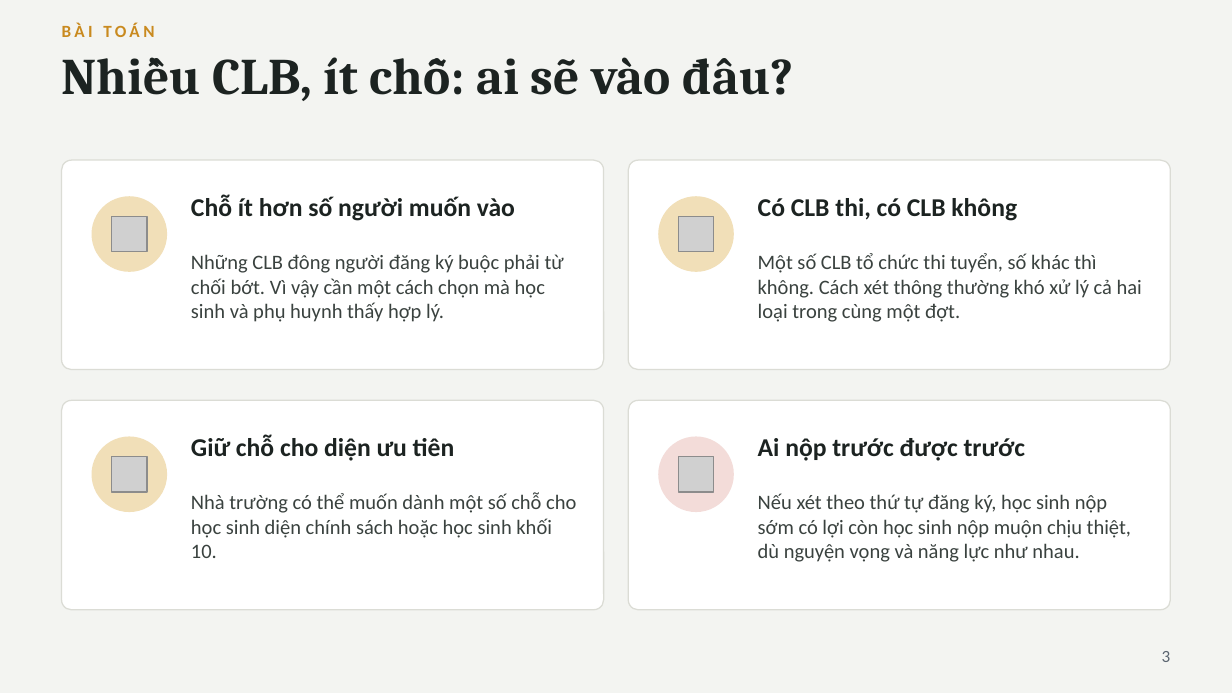
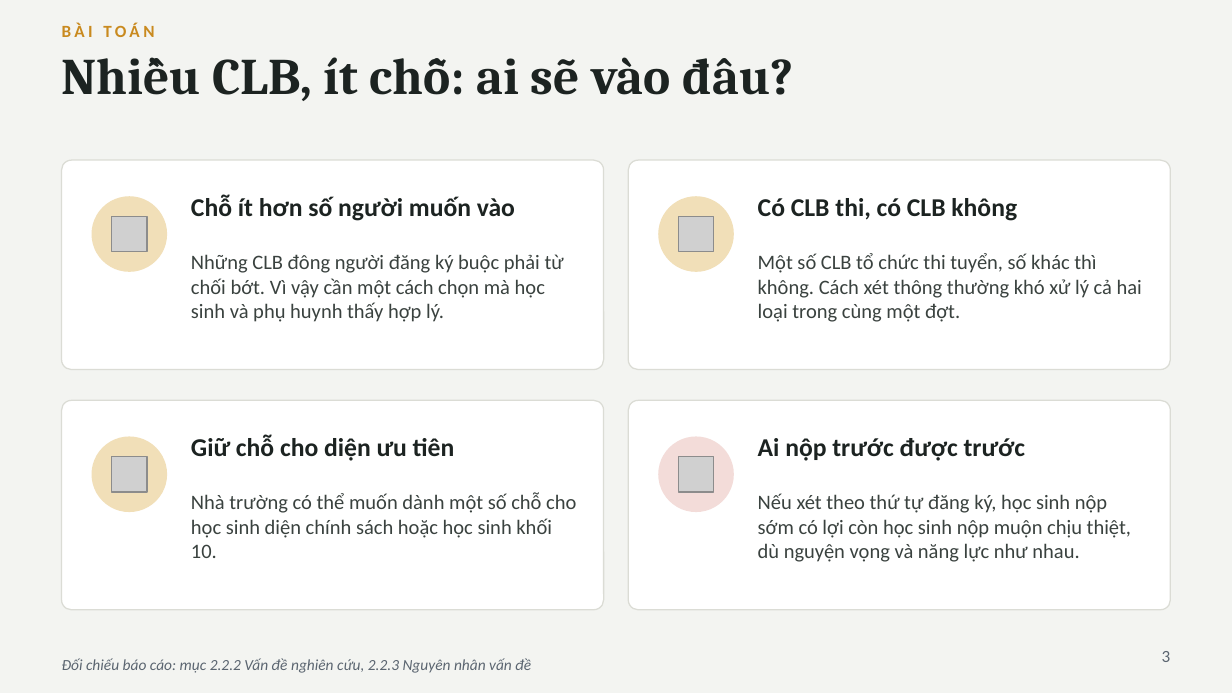
Before and after one commit to nguyenphanvantruong6969-arch/rbda-kiosk, a slide deck: slide 3 of TRINH_BAY_BAN_GIAM_HIEU.pptx. Drawn at 1232x693 pixels with LibreOffice and Linux fonts; fonts in the diff are those of the drawing; grey boxes stand for pictures. Boxes give left, top, right and bottom in pixels: in the first picture for what was removed or moved away, otherwise in the second. Text is boxed around its words. In the diff, an @@ line names an element or a change of style, - is before the commit and + after.

```diff
--- a/TRINH_BAY_BAN_GIAM_HIEU.pptx
+++ b/TRINH_BAY_BAN_GIAM_HIEU.pptx
@@ text added at (62,658,531,673), 9 pt, text #5B6570, italic @@
+Đối chiếu báo cáo: mục 2.2.2 Vấn đề nghiên cứu, 2.2.3 Nguyên nhân vấn đề
```
Also in this commit, not shown: 10 other slides changed, 2 slides added.
